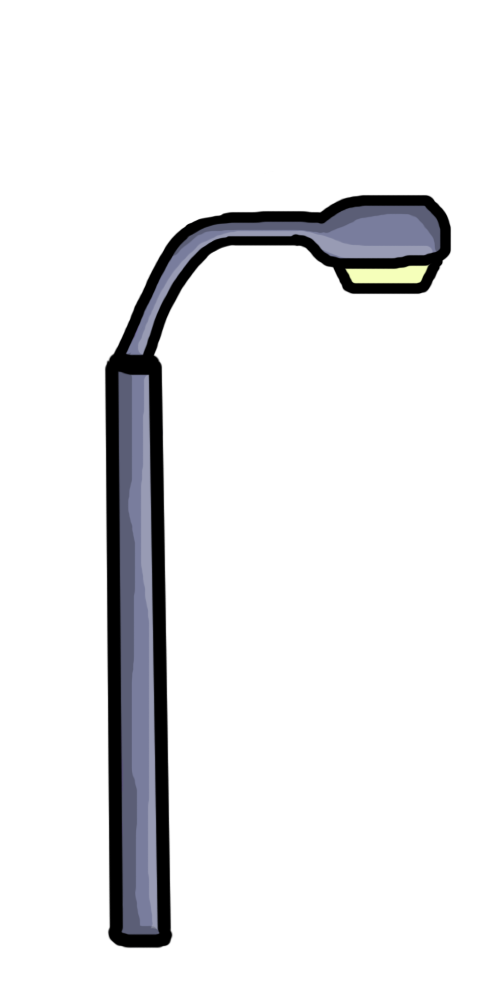
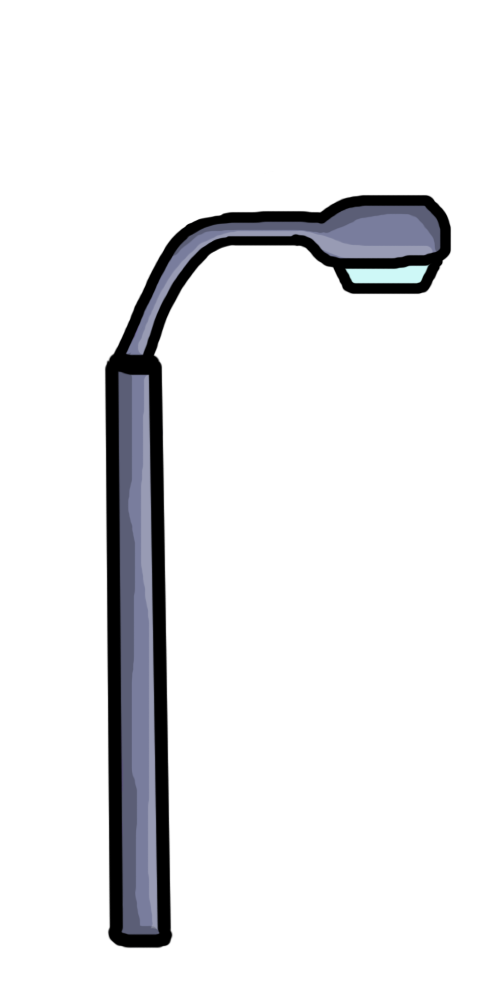
Layer changes from the first 500 × 1000 image to the second:
painted on "Ebene 1" over [345, 264, 430, 284]
